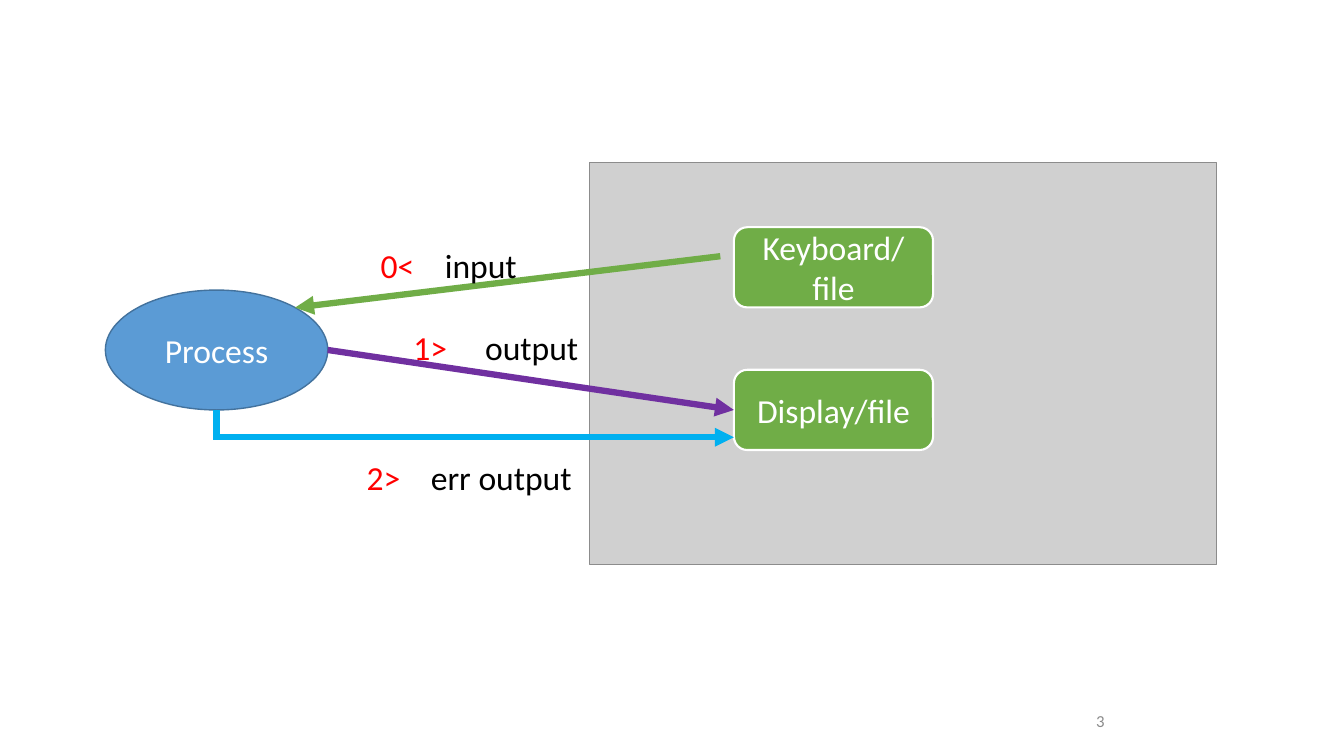
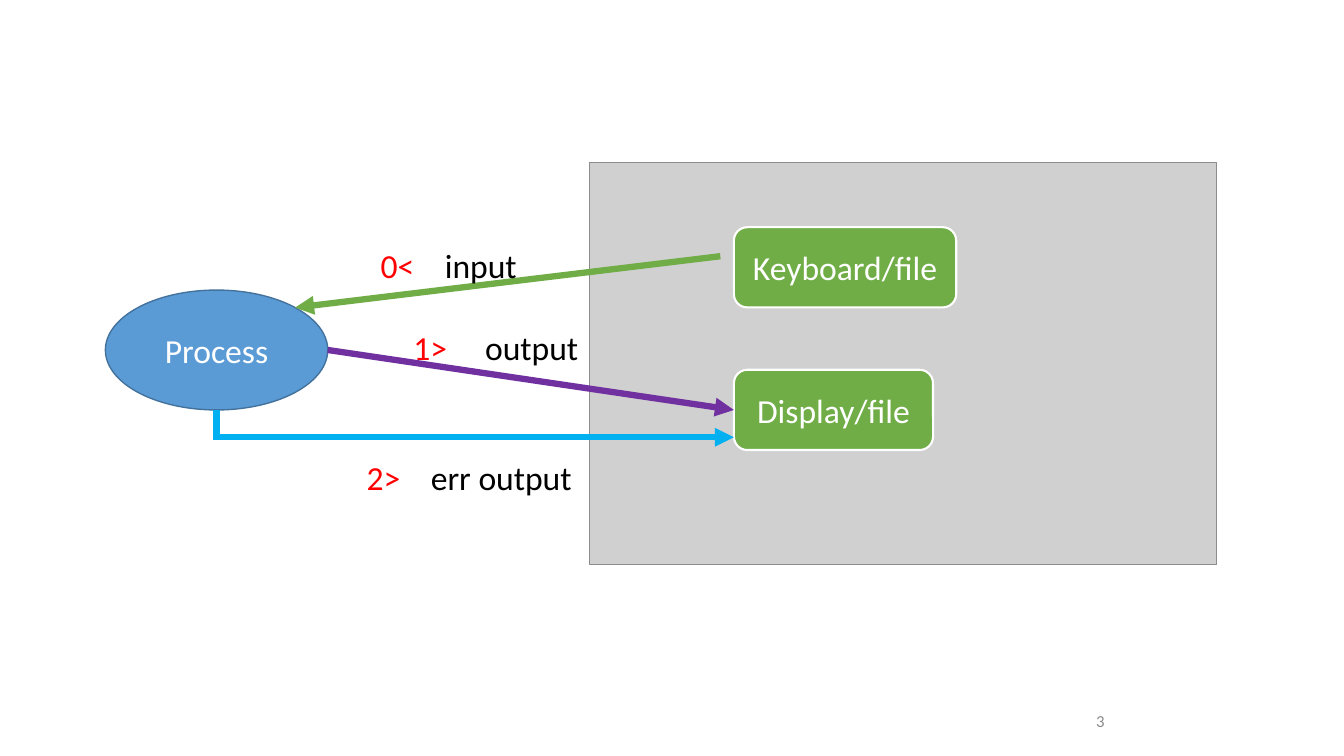
Before and after one commit to frankwxu/digital-forensics-lab, a slide deck: slide 3 of Basic_Computer_Skills_for_Forensics/2_Advanced_linux_command_line.pptx. Drawn at 1344x756 pixels with LibreOffice and Linux fonts; fonts in the diff are those of the drawing; grey boxes stand for pictures; background and template pictures are left out. Boxes give left, top, right and bottom in pixels: in the first picture for what was removed or moved away, otherwise in the second. Text is boxed around its words. In the diff, an @@ line names an element or a change of style, - is before the commit and + after.

```diff
--- a/Basic_Computer_Skills_for_Forensics/2_Advanced_linux_command_line.pptx
+++ b/Basic_Computer_Skills_for_Forensics/2_Advanced_linux_command_line.pptx
@@ rounded rectangle "Keyboard/file": place and size @@
-rounded rectangle "Keyboard/file" at [734,227,934,308]
+rounded rectangle "Keyboard/file" at [734,227,957,308]
```
Also in this commit, not shown: 1 other slide changed, 1 other file.
